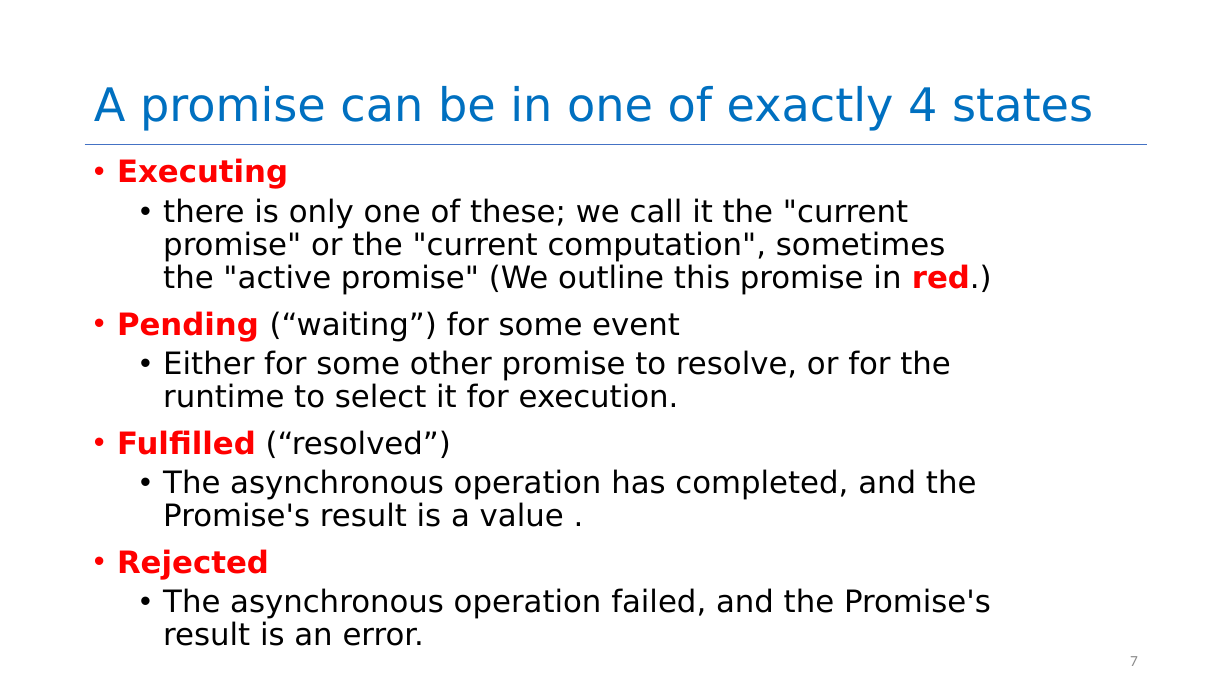
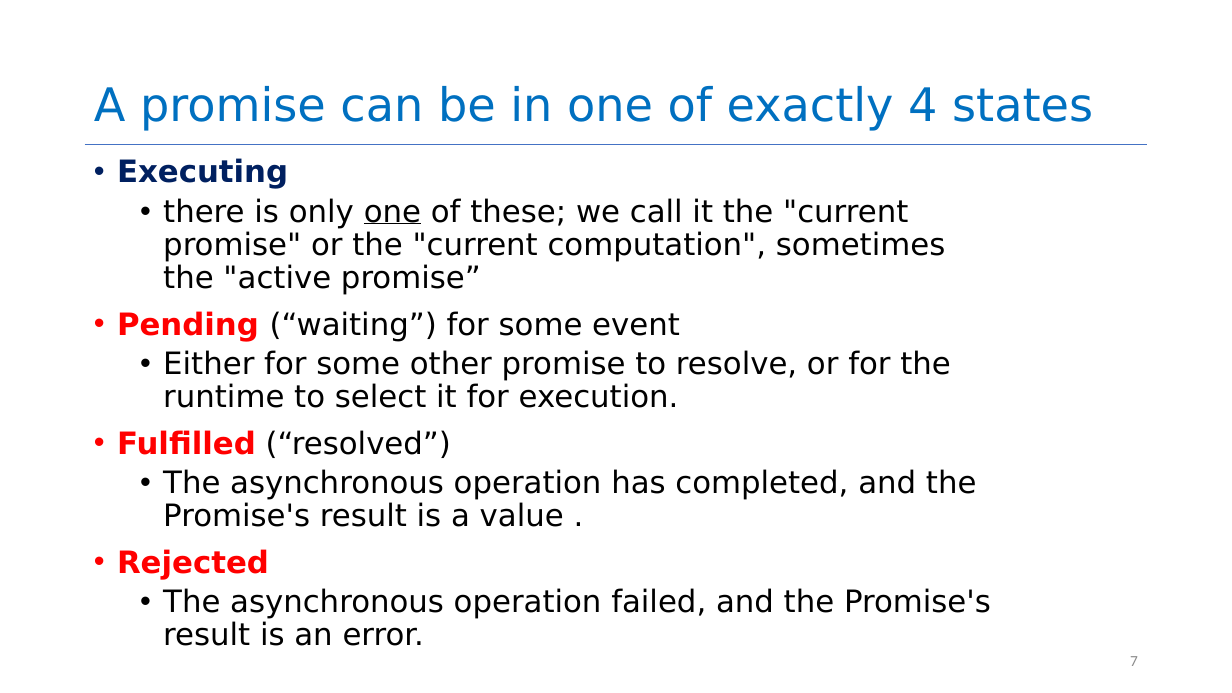
Before and after one commit to neu-se/CS4530-Fall-2024, a slide deck: slide 7 of Slides/Module 06 Concurrency Patterns in Typescript.pptx. Drawn at 1232x693 pixels with LibreOffice and Linux fonts; fonts in the diff are those of the drawing. Boxes give left, top, right and bottom in pixels: in the first picture for what was removed or moved away, otherwise in the second. Text is boxed around its words. In the diff, an @@ line names an element or a change of style, - is before the commit and + after.

```diff
--- a/Slides/Module 06 Concurrency Patterns in Typescript.pptx
+++ b/Slides/Module 06 Concurrency Patterns in Typescript.pptx
@@ text at [117,158,288,189]: text colour #FF0000 to #002060 in "Executing" @@
@@ text at [163,198,945,295]: text changed @@
-  • there is only one of these; we call it the "current promise" or the "current computation", sometimes the "active promise" (We outline this promise in red.)
+  • there is only one of these; we call it the "current promise" or the "current computation", sometimes the "active promise”
```
Also in this commit, not shown: 6 other slides changed, 3 slides added, 5 slides removed, 1 other file.
